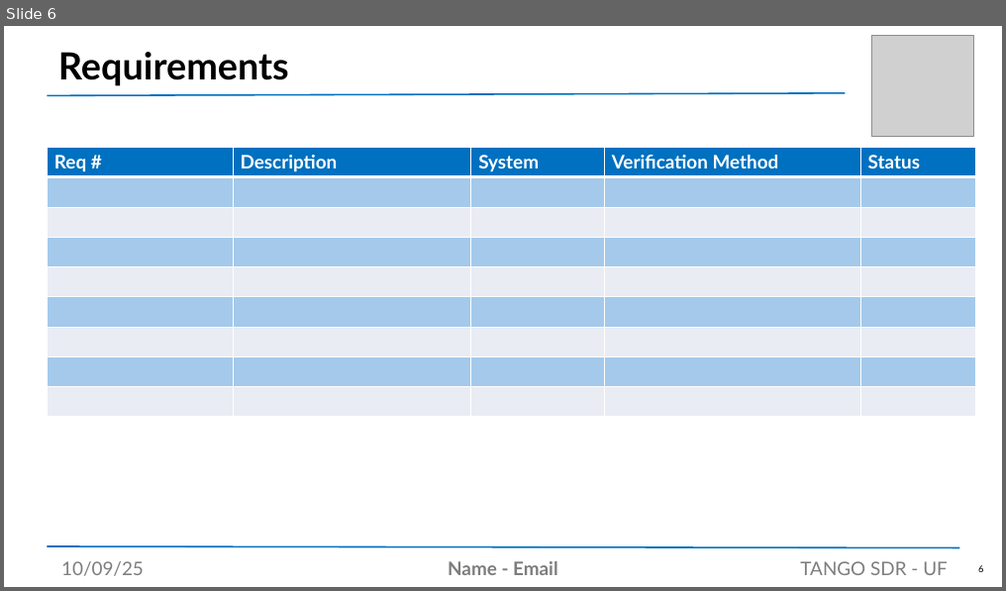
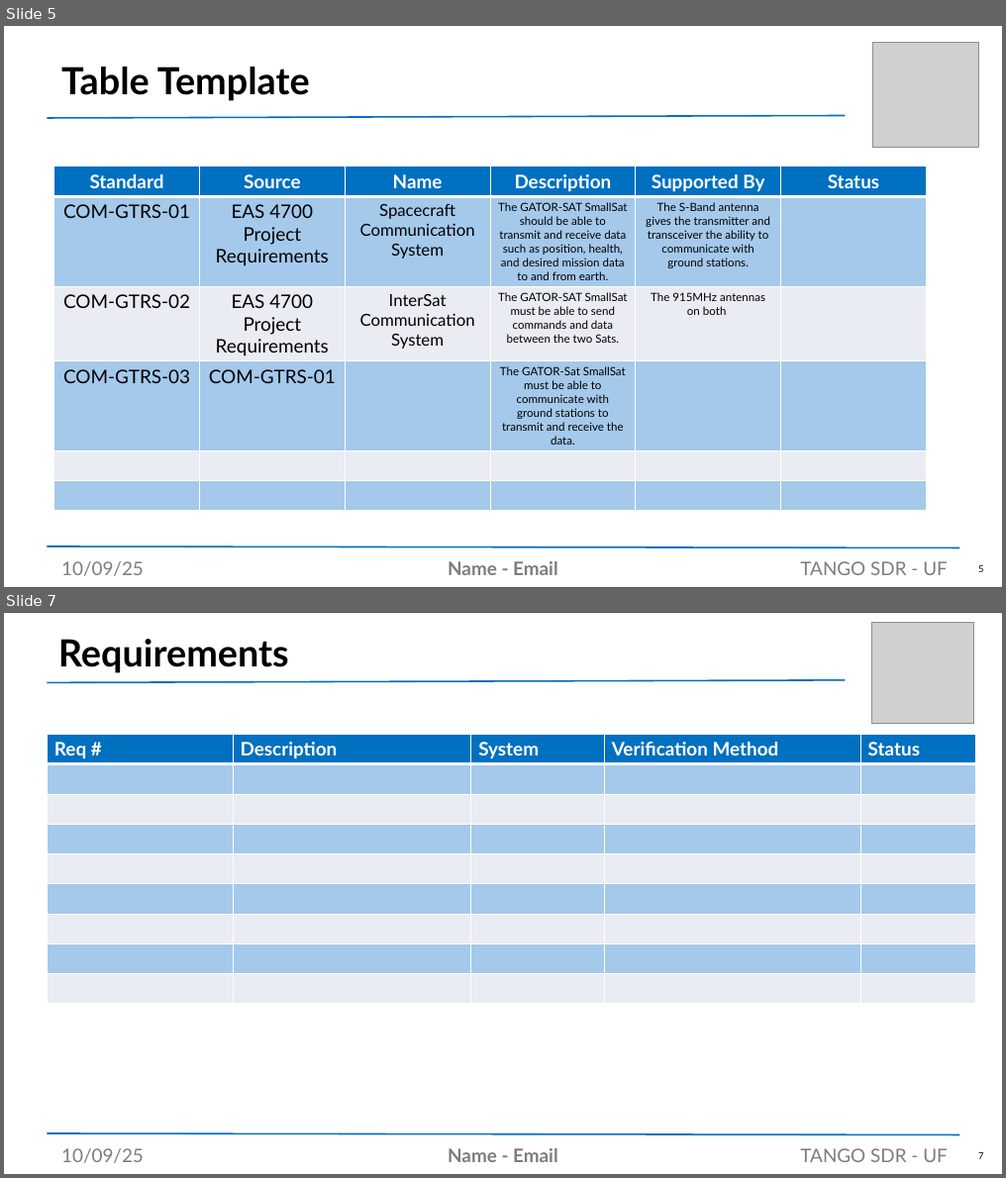
Before and after one commit to noahtouchton/School, a slide deck: Fall 2025/Aero Design 1/PowerPoint/SDR Presentation Template.pptx. Shown one above the other, each under a label of ours: slide 6 before the commit, slides 5 and 7 after it; the slides between them are not shown. The pictures are 1006x591 and 1006x1178 pixels, drawn with LibreOffice and Linux fonts; fonts in the diff are those of the drawing; grey boxes stand for pictures. Boxes give left, top, right and bottom in pixels: in the first picture for what was removed or moved away, otherwise in the second. Text is boxed around its words. In the diff, an @@ line names an element or a change of style, - is before the commit and + after.

```diff
--- a/Fall 2025/Aero Design 1/PowerPoint/SDR Presentation Template.pptx
+++ b/Fall 2025/Aero Design 1/PowerPoint/SDR Presentation Template.pptx
@@ slide 5 added at (4, 26, 1002, 587), background #FFFFFF @@
@@ picture added at (872, 42, 979, 148) @@
@@ title added at (61, 67, 310, 101), 36 pt, text #000000, bold @@
+Table Template
@@ line added from (48, 118) to (846, 116), #0070C0 1.5 pt @@
@@ table added at (54, 167, 926, 497), 6 rows, 6 columns @@
+Standard | Source | Name | Description | Supported By | Status
+COM-GTRS-01 | EAS 4700 Project Requirements | Spacecraft Communication System | The GATOR-SAT SmallSat should be able to transmit and receive data such as position, health, and desired mission data to and from earth. | The S-Band antenna gives the transmitter and transceiver the ability to communicate with ground stations. | 
+COM-GTRS-02 | EAS 4700 Project Requirements | InterSat Communication System | The GATOR-SAT SmallSat must be able to send commands and data between the two Sats. | The 915MHz antennas on both | 
+COM-GTRS-03 | COM-GTRS-01 |  | The GATOR-Sat SmallSat must be able to communicate with ground stations to transmit and receive the data. |  | 
+ |  |  |  |  | 
+ |  |  |  |  | 
@@ line added from (48, 547) to (960, 549), #0070C0 1.5 pt @@
@@ text added at (61, 562, 144, 576), 18 pt, text #7D7D7D @@
+10/09/25
@@ text added at (448, 562, 558, 575), 18 pt, text #7D7D7D, bold @@
+Name - Email
@@ text added at (800, 562, 947, 575), 18 pt, text #7D7D7D @@
+TANGO SDR - UF
@@ page number added at (978, 566, 983, 572), 9 pt, text #000000 @@
+5
@@ what was slide 6 is now slide 7 @@
@@ page number at (978, 1153, 983, 1159): text changed @@
-6
+7
```
Also in this commit, not shown: 3 slides changed, 5 other files.
